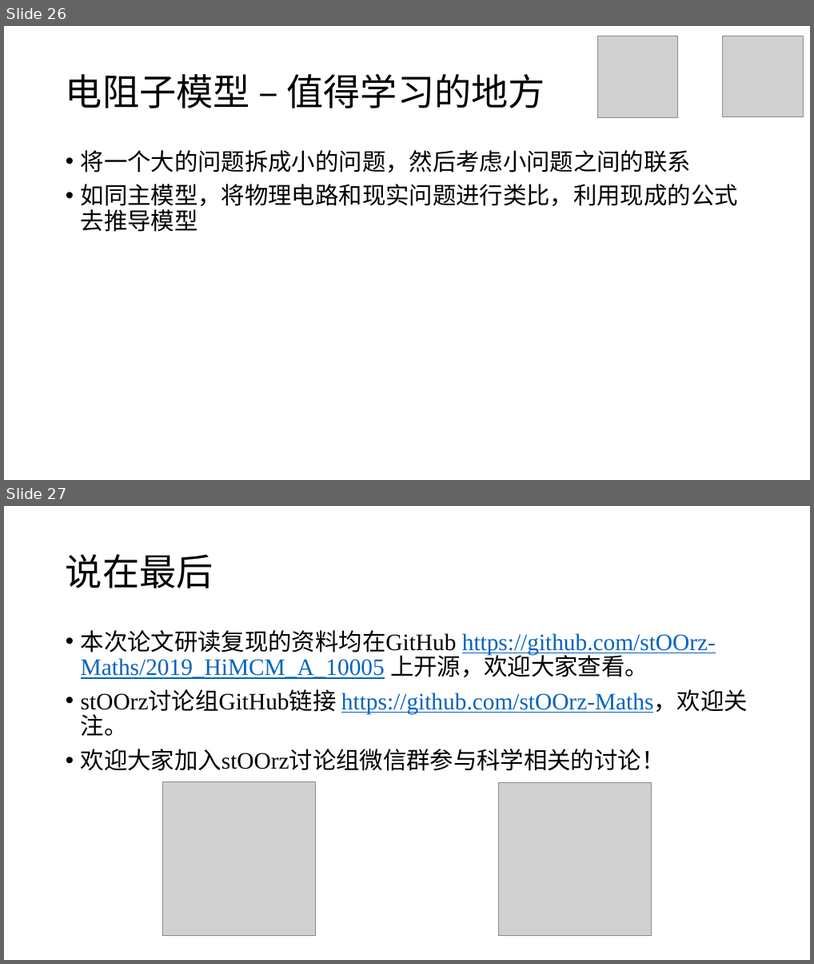
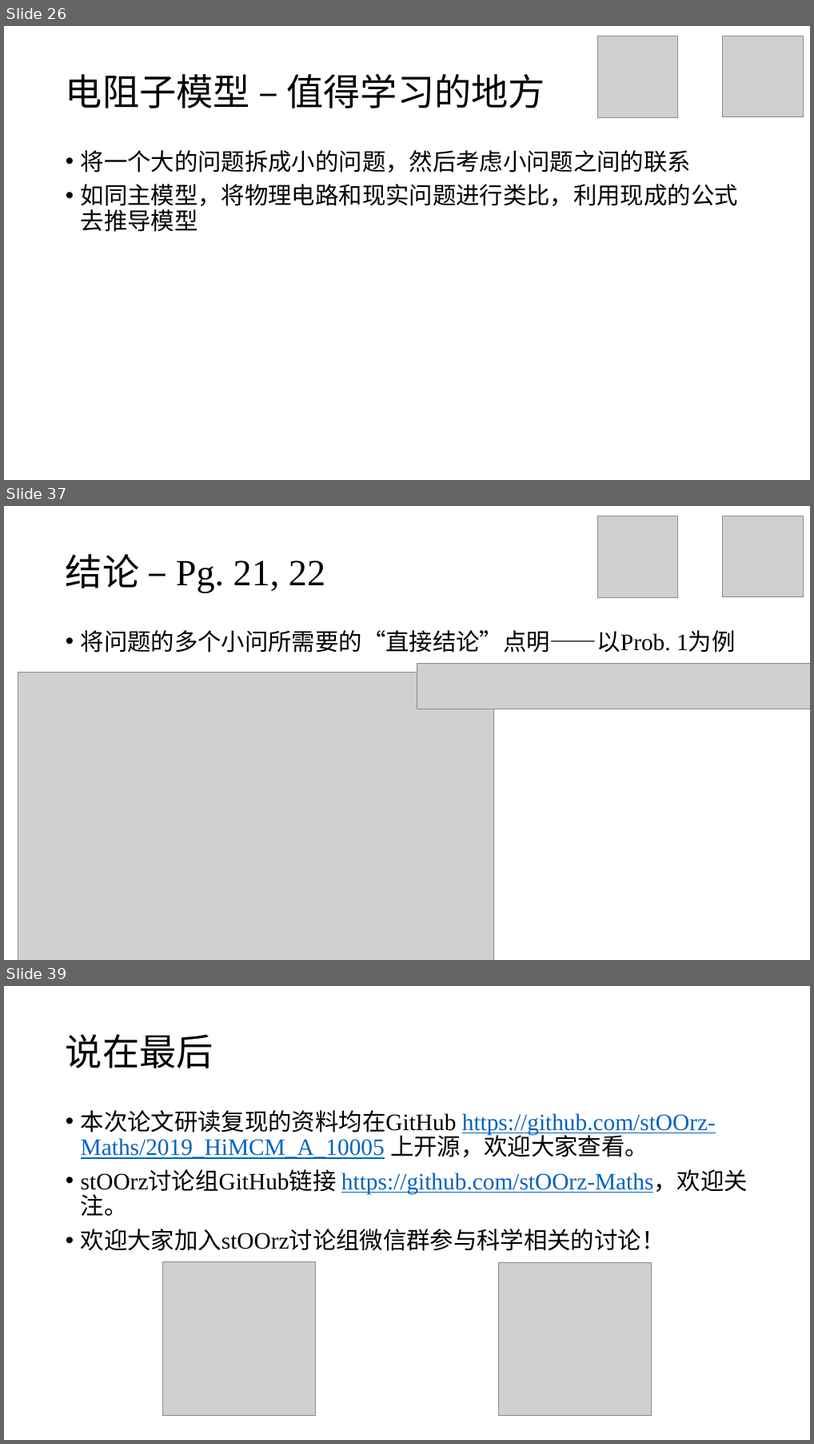
Before and after one commit to stOOrz-Science-Mind/2019_HiMCM_A_10006, a slide deck: 10005.pptx. Shown one above the other, each under a label of ours: slides 26 and 27 before the commit, slides 26, 37 and 39 after it; the slides between them are not shown. The pictures are 814x964 and 814x1444 pixels, drawn with LibreOffice and Linux fonts; fonts in the diff are those of the drawing; grey boxes stand for pictures. Boxes give left, top, right and bottom in pixels: in the first picture for what was removed or moved away, otherwise in the second. Text is boxed around its words. In the diff, an @@ line names an element or a change of style, - is before the commit and + after.

```diff
--- a/10005.pptx
+++ b/10005.pptx
@@ slide 37 added at [4,506,810,960], background #FFFFFF @@
@@ picture added at [598,516,678,597] @@
@@ picture added at [723,516,804,596] @@
@@ title added at [66,554,326,593], 44 pt, text #000000 @@
+结论 – Pg. 21, 22
@@ text added at [81,630,735,652], 28 pt, text #000000 @@
+• 将问题的多个小问所需要的“直接结论”点明——以Prob. 1为例
@@ picture added at [18,672,494,960] @@
@@ picture added at [417,663,810,708] @@
@@ what was slide 27 is now slide 39 @@
```
Also in this commit, not shown: 3 slides changed, 11 other slides added, 2 other files.
